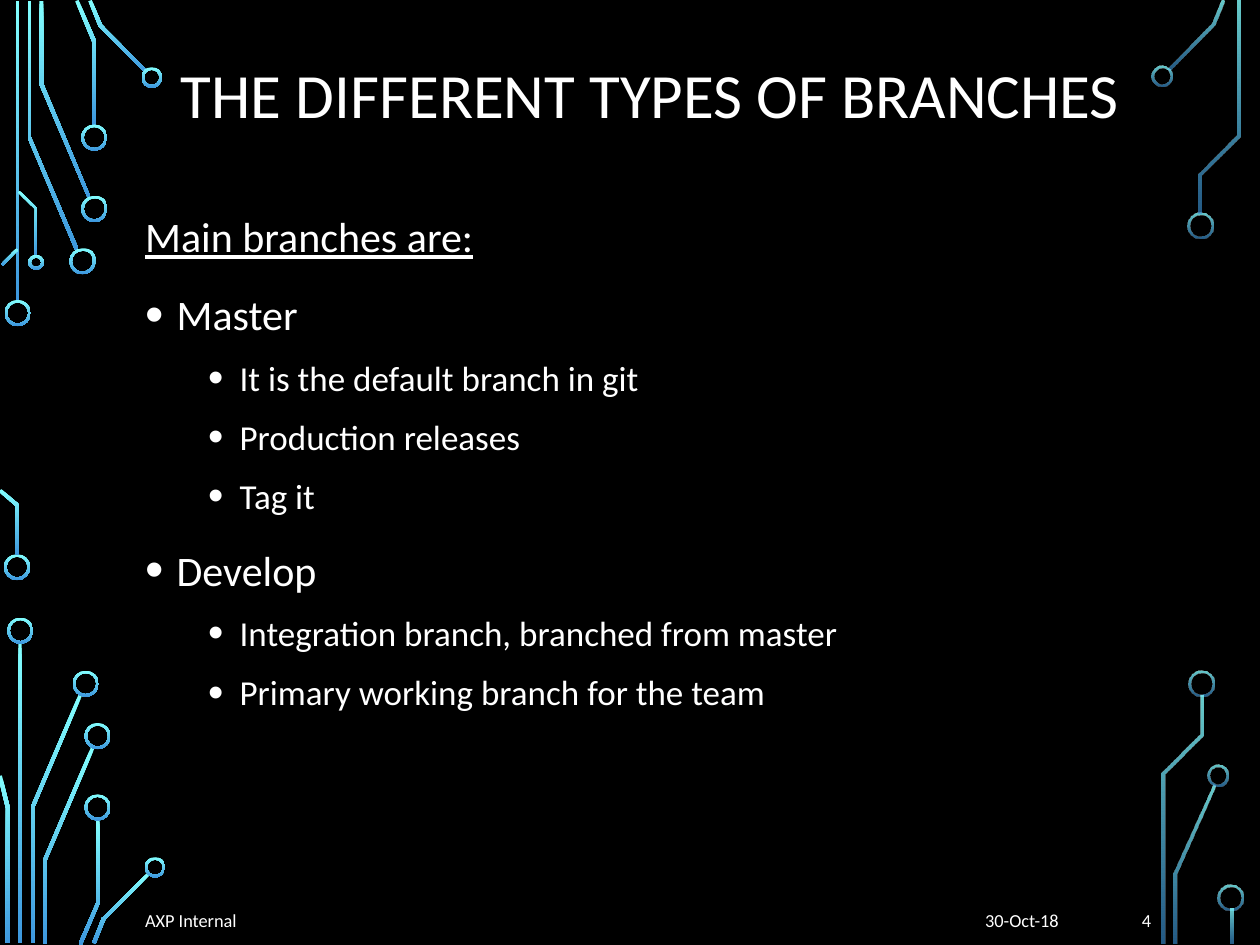
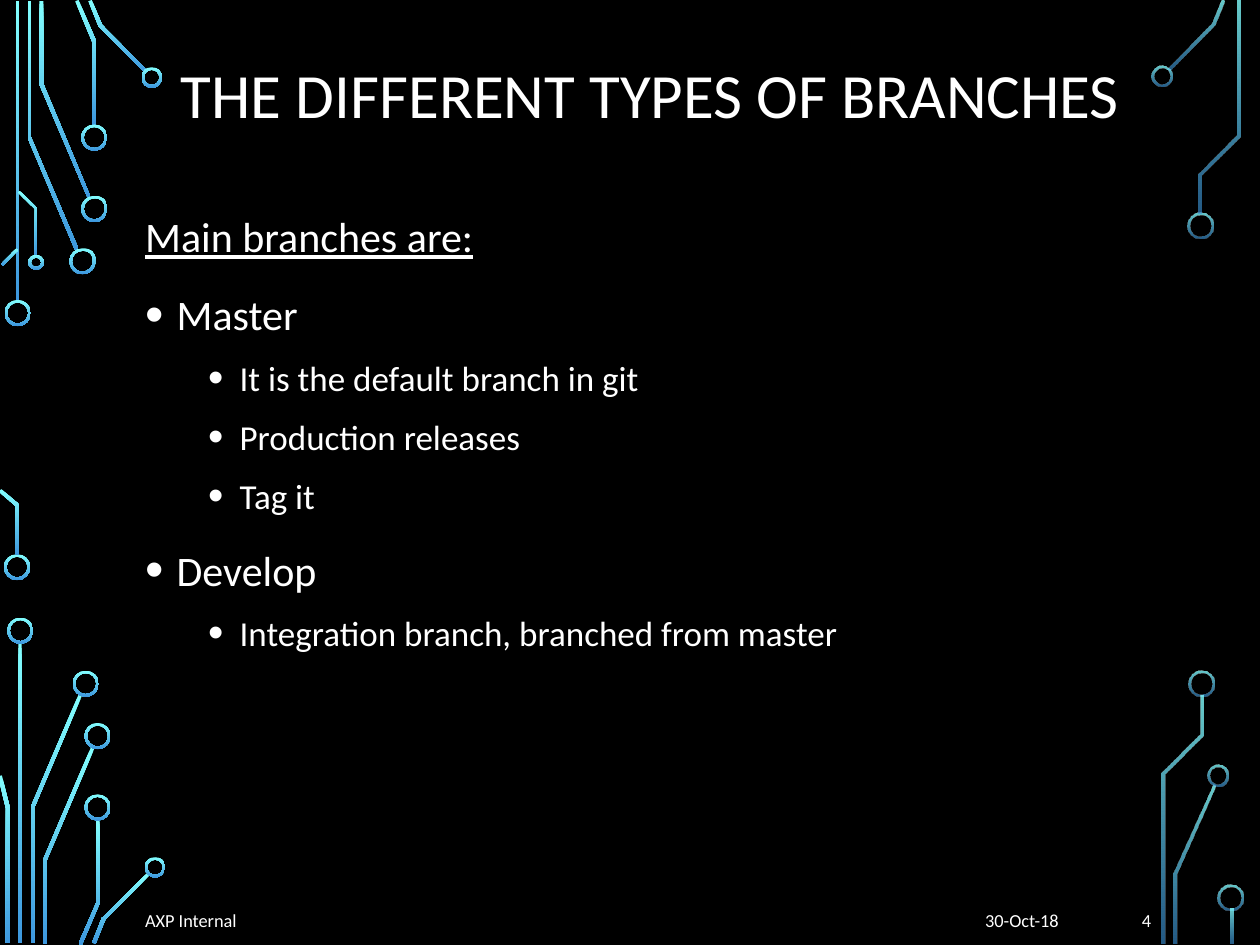
Before and after one commit to liyuan6006/GitStrategies, a slide deck: slide 4 of Branching.pptx. Drawn at 1260x945 pixels with LibreOffice and Linux fonts; fonts in the diff are those of the drawing; background and template pictures are left out. Boxes give left, top, right and bottom in pixels: in the first picture for what was removed or moved away, otherwise in the second. Text is boxed around its words. In the diff, an @@ line names an element or a change of style, - is before the commit and + after.

```diff
--- a/Branching.pptx
+++ b/Branching.pptx
@@ text at [240,680,765,711]: paragraph removed @@
-  • Primary working branch for the team
```
Also in this commit, not shown: 6 other slides changed.
